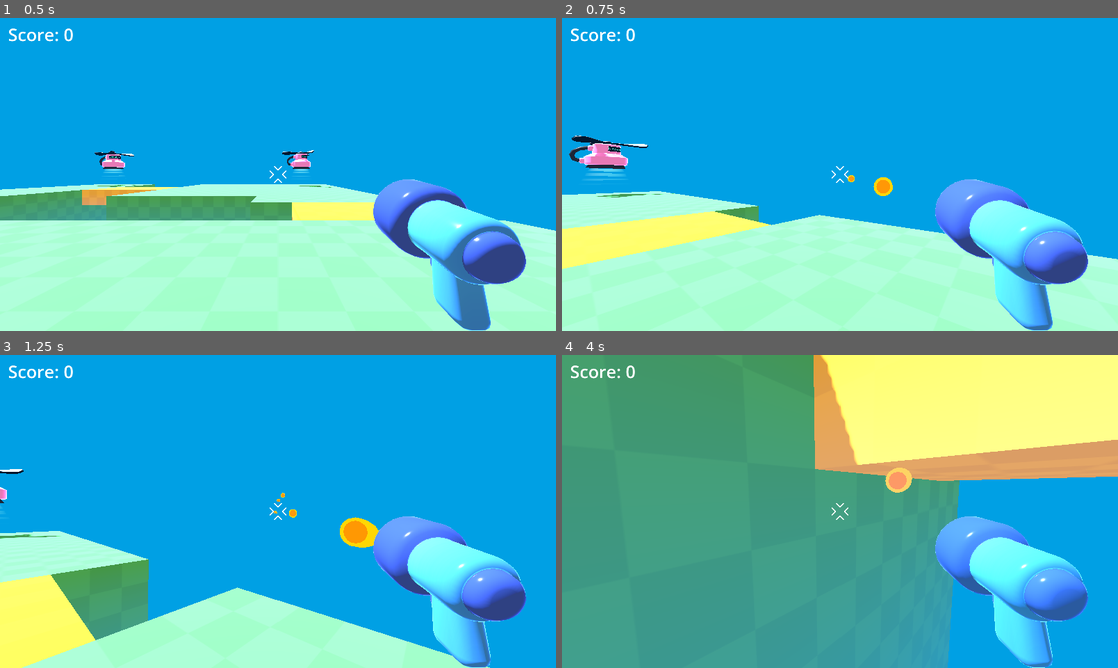
Above: before the commit, frames 1-4 (two rows, left to right).
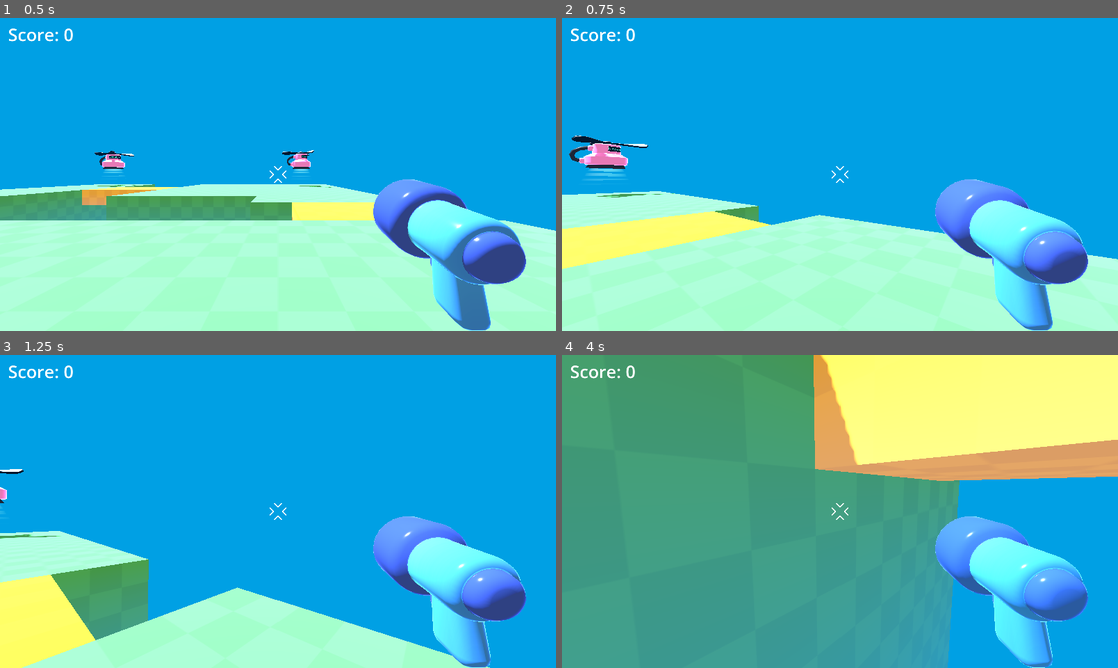
Above: after the commit, the same moments.

Repository: darioHer/final-electiva3
Game: Godot game, scene res://lessons_reference/video_16/game.tscn
The game is run twice, just before and just after one commit, with the same random seed, the same clock (stepped at 60 frames per second) and the same inputs.
Inputs (mouse positions are in pixels of both pictures, inside the frame that each line leads up to):
- Up to frame 1 (0.5 s): no input
- Up to frame 2 (0.75 s): move the mouse to (867, 174) at 0.52 s; press the mouse at (867, 174) at 0.53 s; hold W (move_forward) from 0.53 s (still down)
- Up to frame 3 (1.25 s): keep holding W (move_forward); tap Space (jump) at 0.77 s
- Up to frame 4 (4 s): keep holding W (move_forward); move the mouse to (812, 511) at 1.27 s; release the mouse at (812, 511) at 1.28 s; click (812, 511) at 1.35 s; tap Space (jump) at 1.52, 3.02, 3.77 s; move the mouse to (851, 505) at 2.02 s; press the mouse at (851, 505) at 2.03 s; move the mouse to (834, 517) at 2.77 s; release the mouse at (834, 517) at 2.78 s; click (834, 517) at 2.85 s; move the mouse to (878, 514) at 3.52 s; press the mouse at (878, 514) at 3.53 s

Frame 1 is identical in both runs. In frame 2, 0.2% of the frame differs, in the area x 51-60%, y 50-57%; in frame 3, 0.6%, in the area x 49-69%, y 44-62%; in frame 4, 0.3%.

Commit message:
disparo autoamtico
implementacionde disparo autoamtioco a mobs que aparecen en pantalla si el player no apunta a mob no dispara

Diff:
--- a/lessons_reference/video_16/game.gd
+++ b/lessons_reference/video_16/game.gd
@@ -10,7 +10,8 @@
 	label.text = "Score: " + str(player_score)
 
 
-func _on_kill_plane_body_entered(body):
+func _on_kill_plane_body_entered(_body):
+
 	get_tree().reload_current_scene.call_deferred()
 
 
--- a/lessons_reference/video_16/mob/mob.gd
+++ b/lessons_reference/video_16/mob/mob.gd
@@ -14,7 +14,8 @@
 @onready var ko_sound = %KOSound
 
 
-func _physics_process(delta):
+func _physics_process(_delta):
+
 	var direction = global_position.direction_to(player.global_position)
 	direction.y = 0.0
 	linear_velocity = direction * speed
@@ -37,7 +38,9 @@
 		gravity_scale = 1.0
 		var direction = player.global_position.direction_to(global_position)
 		var random_upward_force = Vector3.UP * randf() * 5.0
-		apply_central_impulse(direction.rotated(Vector3.UP, randf_range(-0.2, 0.2)) * 10.0 + random_upward_force)
+		apply_central_impulse(
+			direction.rotated(Vector3.UP, randf_range(-0.2, 0.2)) * 10.0 + random_upward_force
+		)
 
 		timer.start()
 
--- a/lessons_reference/video_16/player/player.gd
+++ b/lessons_reference/video_16/player/player.gd
@@ -1,25 +1,34 @@
 extends CharacterBody3D
+
+const SPEED := 5.5
+const BULLET_3D := preload("bullet_3d.tscn")
+
+@export var auto_fire_enabled: bool = true
+@export var shoot_distance: float = 50.0
+@onready var aim_ray: RayCast3D = $Camera3D/AimRay
 
 
 func _ready():
 	Input.set_mouse_mode(Input.MOUSE_MODE_CAPTURED)
-	%Marker3D.rotation_degrees.y += 2.0
+
+	# Configuración del RayCast (AimRay)
+	$Camera3D/AimRay.enabled = true
+	$Camera3D/AimRay.target_position = Vector3(0, 0, -shoot_distance)
 
 
 func _unhandled_input(event):
 	if event is InputEventMouseMotion:
 		rotation_degrees.y -= event.relative.x * 0.5
-		%Camera3D.rotation_degrees.x -= event.relative.y * 0.2
-		%Camera3D.rotation_degrees.x = clamp(
-			%Camera3D.rotation_degrees.x, -60.0, 60.0
+		$Camera3D.rotation_degrees.x -= event.relative.y * 0.2
+		$Camera3D.rotation_degrees.x = clamp(
+			$Camera3D.rotation_degrees.x, -60.0, 60.0
 		)
 	elif event.is_action_pressed("ui_cancel"):
 		Input.set_mouse_mode(Input.MOUSE_MODE_VISIBLE)
 
 
 func _physics_process(delta):
-	const SPEED = 5.5
-
+	# --- Movimiento ---
 	var input_direction_2D = Input.get_vector(
 		"move_left", "move_right", "move_forward", "move_back"
 	)
@@ -31,6 +40,7 @@
 	velocity.x = direction.x * SPEED
 	velocity.z = direction.z * SPEED
 
+	# --- Gravedad / salto ---
 	velocity.y -= 20.0 * delta
 	if Input.is_action_just_pressed("jump") and is_on_floor():
 		velocity.y = 10.0
@@ -39,16 +49,41 @@
 
 	move_and_slide()
 
-	if Input.is_action_pressed("shoot") and %Timer.is_stopped():
-		shoot_bullet()
+	# --- DISPARO AUTOMÁTICO SOLO SI HAY MOB EN LA MIRA ---
+	if auto_fire_enabled and $Timer.is_stopped():
+		if is_mob_in_crosshair():
+			shoot_bullet()
+
+
+func is_mob_in_crosshair() -> bool:
+	var ray := $Camera3D/AimRay
+	ray.force_raycast_update()
+
+	if not ray.is_colliding():
+		return false
+
+	var collider = ray.get_collider()
+	if collider == null:
+		return false
+
+	# Caso 1: el collider es el Mob directamente
+	if collider.has_method("take_damage"):
+		return true
+
+	# Caso 2: el collider es un hijo (CollisionShape3D)
+	var parent = collider.get_parent()
+	if parent != null and parent.has_method("take_damage"):
+		return true
+
+	return false
 
 
 func shoot_bullet():
-	const BULLET_3D = preload("bullet_3d.tscn")
 	var new_bullet = BULLET_3D.instantiate()
-	%Marker3D.add_child(new_bullet)
 
-	new_bullet.global_transform = %Marker3D.global_transform
+	# Marker3D está dentro de Camera3D
+	$Camera3D/Marker3D.add_child(new_bullet)
+	new_bullet.global_transform = $Camera3D/Marker3D.global_transform
 
-	%Timer.start()
-	%AudioStreamPlayer.play()
+	$Timer.start()
+	$AudioStreamPlayer.play()
--- a/lessons_reference/video_16/player/player.tscn
+++ b/lessons_reference/video_16/player/player.tscn
@@ -30,6 +30,9 @@
 transform = Transform3D(0.42952, 0, 0, 0, 0.42952, 0, 0, 0, 0.42952, 0.364214, -0.0933893, -0.624222)
 gizmo_extents = 0.37
 
+[node name="AimRay" type="RayCast3D" parent="Camera3D"]
+target_position = Vector3(0, -1, -100)
+
 [node name="Timer" type="Timer" parent="."]
 unique_name_in_owner = true
 process_callback = 0
--- /dev/null
+++ b/lessons_reference/video_7/player/aim_ray.gd
@@ -0,0 +1,11 @@
+extends RayCast3D
+
+
+# Called when the node enters the scene tree for the first time.
+func _ready() -> void:
+	pass # Replace with function body.
+
+
+# Called every frame. 'delta' is the elapsed time since the previous frame.
+func _process(delta: float) -> void:
+	pass
--- a/lessons_reference/video_7/player/player.tscn
+++ b/lessons_reference/video_7/player/player.tscn
@@ -1,7 +1,8 @@
-[gd_scene load_steps=4 format=3 uid="uid://d35f4kvrfqy0c"]
+[gd_scene load_steps=5 format=3 uid="uid://d35f4kvrfqy0c"]
 
 [ext_resource type="Script" uid="uid://dlbukkhb0r7gs" path="res://lessons_reference/video_7/player/player.gd" id="1_27n23"]
 [ext_resource type="PackedScene" uid="uid://b6nrg32r2wq86" path="res://lessons_reference/video_16/player/simple_gun/blue_gun.tscn" id="2_2red5"]
+[ext_resource type="Script" uid="uid://bvxvauesxwxvi" path="res://lessons_reference/video_7/player/aim_ray.gd" id="3_uwcwr"]
 
 [sub_resource type="CapsuleShape3D" id="CapsuleShape3D_ctapl"]
 radius = 0.338193
@@ -28,6 +29,12 @@
 transform = Transform3D(0.42952, 0, 0, 0, 0.42952, 0, 0, 0, 0.42952, 0.364214, -0.0933893, -0.624222)
 gizmo_extents = 0.37
 
+[node name="AimRay" type="RayCast3D" parent="Camera3D"]
+transform = Transform3D(1, 0, 0, 0, 1, 0, 0, 0, 1, 0.04112318, -0.047872663, 0.2426402)
+target_position = Vector3(0, -1, -50)
+hit_from_inside = true
+script = ExtResource("3_uwcwr")
+
 [node name="Timer" type="Timer" parent="."]
 unique_name_in_owner = true
 process_callback = 0
--- a/project.godot
+++ b/project.godot
@@ -65,3 +65,8 @@
 [layer_names]
 
 3d_physics/layer_2="player"
+
+[rendering]
+
+renderer/rendering_method="gl_compatibility"
+renderer/rendering_method.mobile="gl_compatibility"
Not shown, added: lessons_reference/video_7/player/aim_ray.gd.uid
